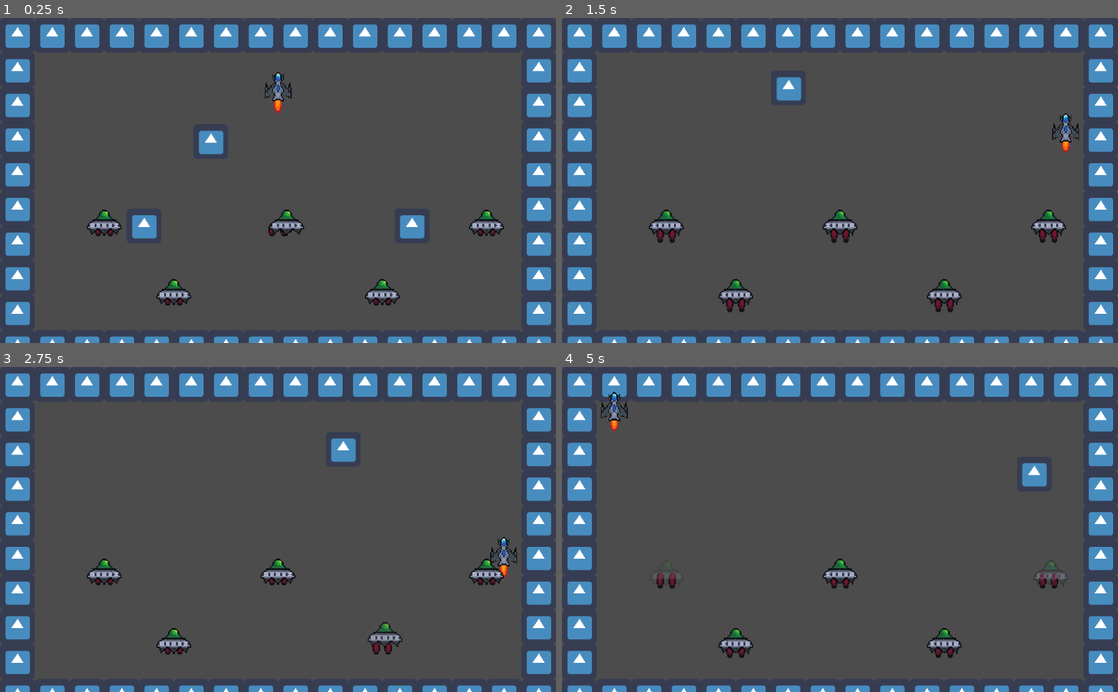
Above: before the commit, frames 1-4 (two rows, left to right).
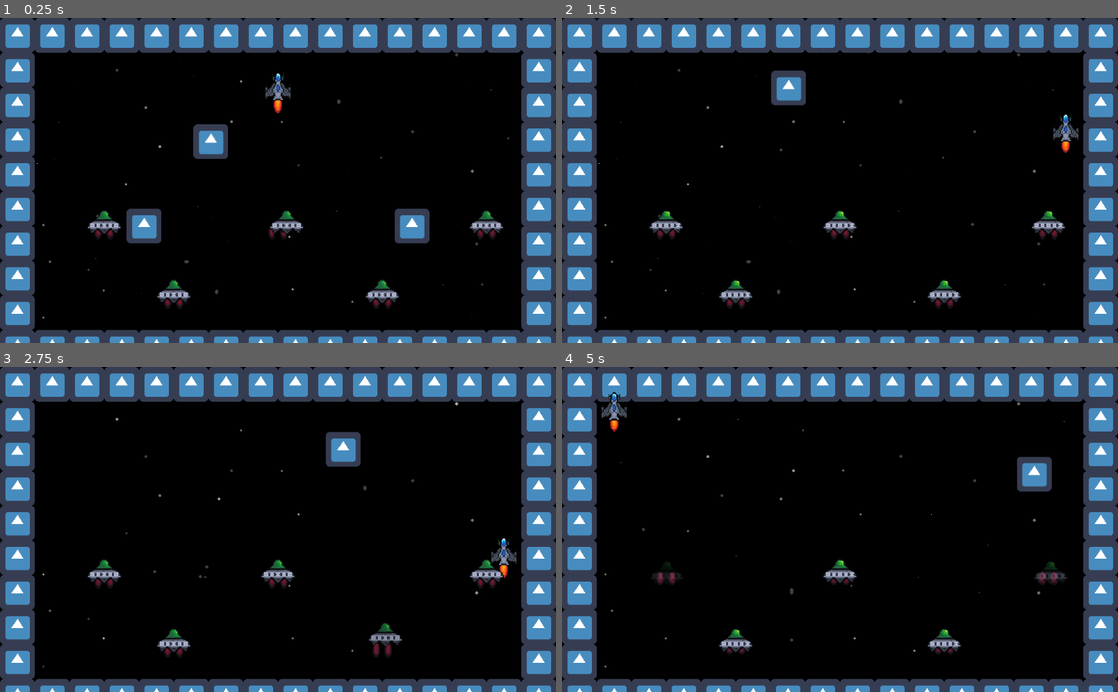
Above: after the commit, the same moments.

Repository: JoseTMonagas/ldjam48
Game: Godot game, scene res://src/main.tscn
Two runs of this game, one before a commit and one after it. Both use one fixed random seed, a clock stepped at 60 frames per second and the inputs below. The engine's default icon, where the game draws it, is replaced by a stand-in: a white triangle on a blue panel in a dark square.
Inputs:
- Up to frame 1 (0.25 s): no input
- Up to frame 2 (1.5 s): tap Enter (ui_accept) at 0.5, 0.77 s; hold Right (ui_right) 0.53-1.28 s; hold Down (ui_down) from 1.28 s (still down)
- Up to frame 3 (2.75 s): tap Enter (ui_accept) at 1.52 s; release Down (ui_down) at 2.03 s; hold Right (ui_right) from 2.03 s (still down)
- Up to frame 4 (5 s): release Right (ui_right) at 2.78 s; hold Up (ui_up) 2.78-3.53 s; tap Enter (ui_accept) at 3.02, 3.77, 4.52 s; hold Left (ui_left) from 3.53 s (still down)

The runs differ from the first frame. In frame 1, 71% of the frame differs, in the area x 0-100%, y 0-97%; in frame 2, 72%; in frame 3, 73%; in frame 4, 73%.

Commit message:
ADDed bg

Diff:
--- /dev/null
+++ b/src/BG.tscn
@@ -0,0 +1,34 @@
+[gd_scene load_steps=6 format=2]
+
+[ext_resource path="res://assets/bg.png" type="Texture" id=1]
+
+[sub_resource type="AtlasTexture" id=1]
+flags = 4
+atlas = ExtResource( 1 )
+region = Rect2( 0, 0, 1024, 600 )
+
+[sub_resource type="AtlasTexture" id=2]
+flags = 4
+atlas = ExtResource( 1 )
+region = Rect2( 1024, 0, 1024, 600 )
+
+[sub_resource type="AtlasTexture" id=3]
+flags = 4
+atlas = ExtResource( 1 )
+region = Rect2( 2048, 0, 1024, 600 )
+
+[sub_resource type="SpriteFrames" id=4]
+animations = [ {
+"frames": [ SubResource( 1 ), SubResource( 2 ), SubResource( 3 ) ],
+"loop": true,
+"name": "default",
+"speed": 2.0
+} ]
+
+[node name="BG" type="Node2D"]
+
+[node name="AnimatedSprite" type="AnimatedSprite" parent="."]
+z_index = -5
+frames = SubResource( 4 )
+frame = 2
+playing = true
--- a/src/brick/brick.tscn
+++ b/src/brick/brick.tscn
@@ -68,7 +68,6 @@
 scale = Vector2( 2, 2 )
 z_index = 1
 frames = SubResource( 4 )
-frame = 1
 playing = true
 
 [node name="Thrusters" type="Node2D" parent="."]
@@ -78,12 +77,12 @@
 position = Vector2( -5.91888, -16 )
 scale = Vector2( 2, 2 )
 frames = SubResource( 10 )
-frame = 1
+frame = 2
 playing = true
 
 [node name="Thrust2" type="AnimatedSprite" parent="Thrusters"]
 position = Vector2( 16.0815, -16 )
 scale = Vector2( 2, 2 )
 frames = SubResource( 10 )
-frame = 1
+frame = 2
 playing = true
--- a/src/main.tscn
+++ b/src/main.tscn
@@ -1,9 +1,10 @@
-[gd_scene load_steps=5 format=2]
+[gd_scene load_steps=6 format=2]
 
 [ext_resource path="res://src/tilemap.tscn" type="PackedScene" id=1]
 [ext_resource path="res://src/ball/ball.tscn" type="PackedScene" id=2]
 [ext_resource path="res://src/player/player.tscn" type="PackedScene" id=3]
 [ext_resource path="res://src/brick/brick.tscn" type="PackedScene" id=4]
+[ext_resource path="res://src/BG.tscn" type="PackedScene" id=5]
 
 [node name="Main" type="Node"]
 
@@ -34,3 +35,6 @@
 
 [node name="Brick8" parent="Group" instance=ExtResource( 4 )]
 position = Vector2( 896, 384 )
+
+[node name="BG" parent="." instance=ExtResource( 5 )]
+position = Vector2( 512, 300.005 )
Binary file added: assets/bg.png
Not shown, added: assets/bg.png.import
